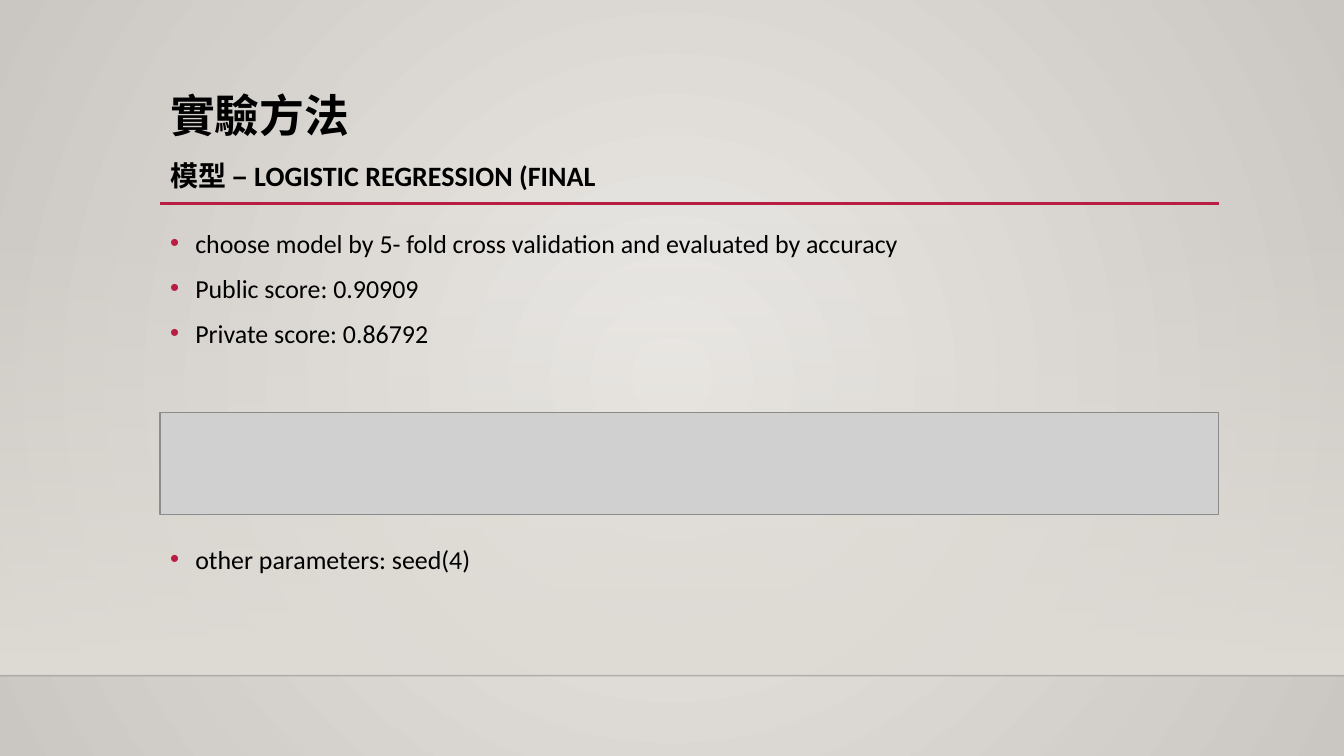
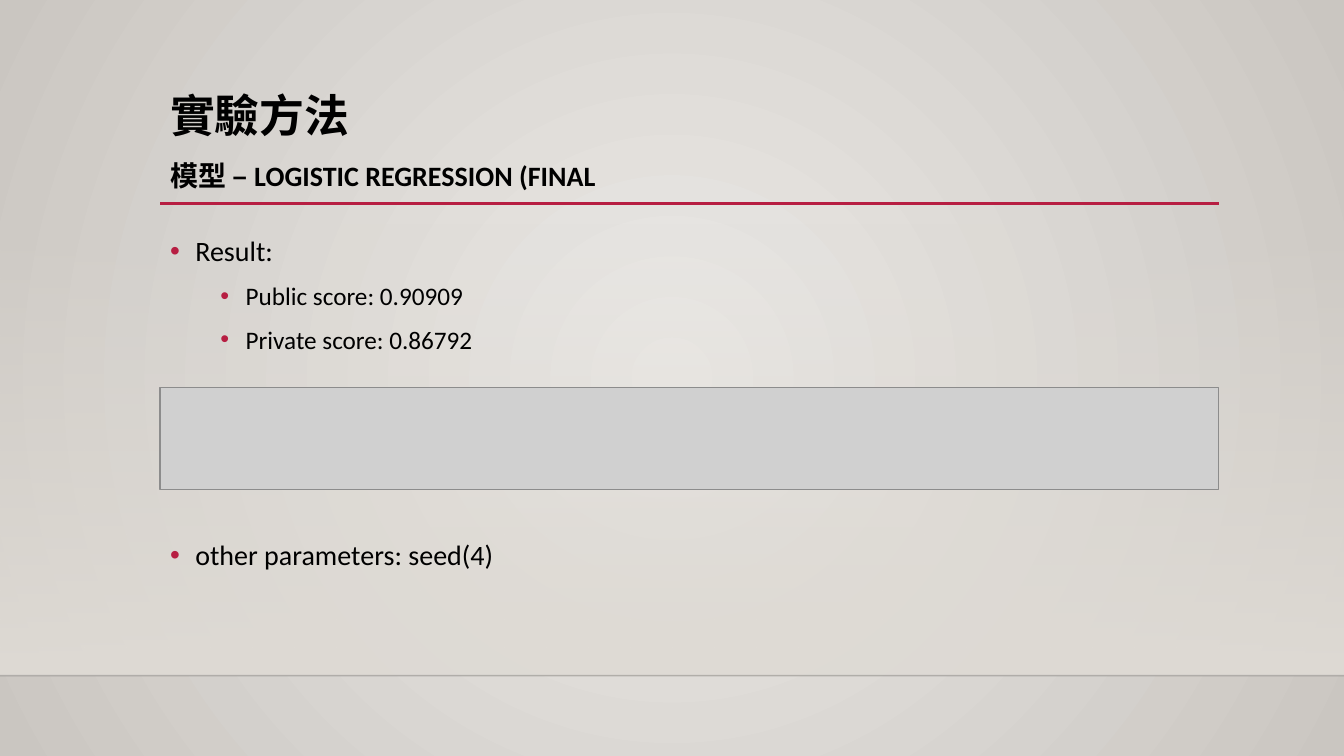
Before and after one commit to 1082-datascience/finalproject-finalproject-1082ds_group3, a slide deck: slide 16 of docs/yuchun_model.pptx (slide 15 before the commit). Drawn at 1344x756 pixels with LibreOffice and Linux fonts; fonts in the diff are those of the drawing; grey boxes stand for pictures; background and template pictures are left out. Boxes give left, top, right and bottom in pixels: in the first picture for what was removed or moved away, otherwise in the second. Text is boxed around its words. In the diff, an @@ line names an element or a change of style, - is before the commit and + after.

Commit message:
new_version ppt for model glm

```diff
--- a/docs/yuchun_model.pptx
+++ b/docs/yuchun_model.pptx
@@ text at [195, 241, 273, 261]: text changed; size 18.5 to 20 pt @@
-• choose model by 5- fold cross validation and evaluated by accuracy
+• Result:
@@ text at [195, 287, 493, 570]: size 18.5 to 18 pt in "Public score: 0.90909", "Private score: 0.86792"; size 18.5 to 20 pt in "other parameters: seed(4)"; list level 1 to 2 in "Public score: 0.90909"; line spacing 1 to 1.2; list level 1 to 2 in "Private score: 0.86792" @@
@@ picture: place and size @@
-picture at [160, 412, 1219, 514]
+picture at [160, 388, 1219, 490]
```
Also in this commit, not shown: 7 other slides changed, 1 slide added, 1 slide removed.
